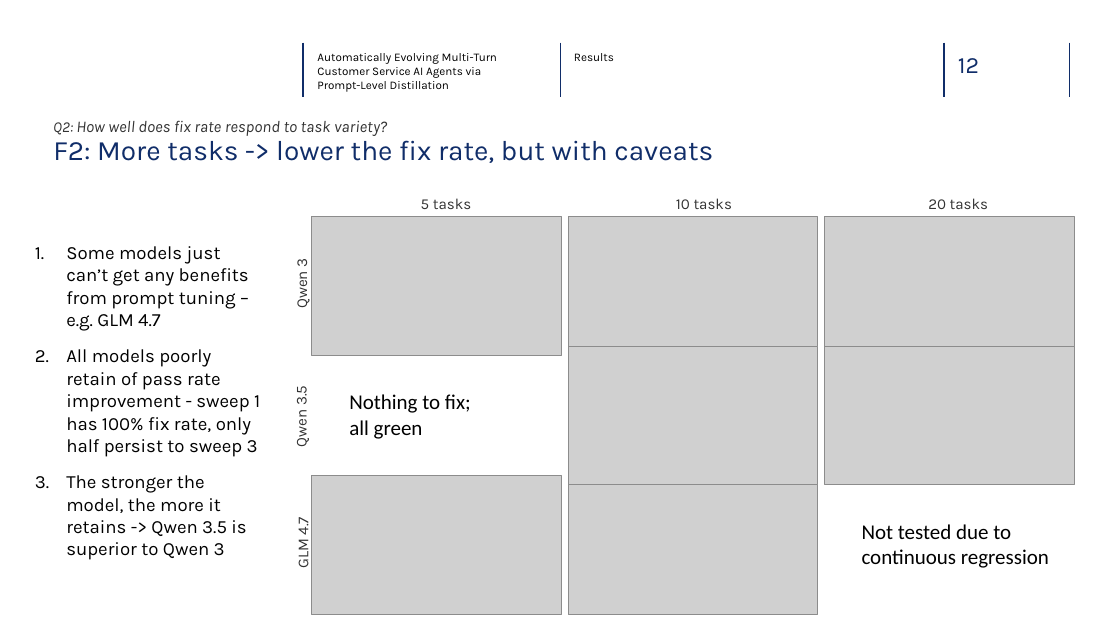
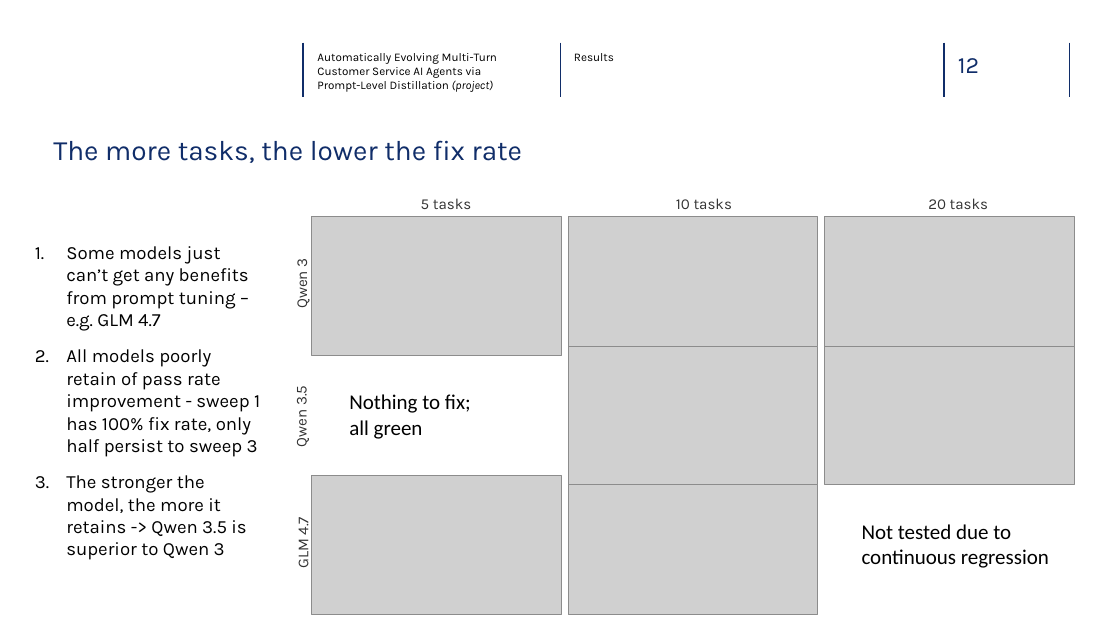
Before and after one commit to glebdementev/tau-evo, a slide deck: slide 13 of slides/defense.pptx. Drawn at 1120x630 pixels with LibreOffice and Linux fonts; fonts in the diff are those of the drawing; grey boxes stand for pictures; background and template pictures are left out. Boxes give left, top, right and bottom in pixels: in the first picture for what was removed or moved away, otherwise in the second. Text is boxed around its words. In the diff, an @@ line names an element or a change of style, - is before the commit and + after.

```diff
--- a/slides/defense.pptx
+++ b/slides/defense.pptx
@@ text at <box>317,53,497,92</box>: text changed @@
-Automatically Evolving Multi-Turn
-Customer Service AI Agents via Prompt-Level Distillation
+Automatically Evolving Multi-Turn
+Customer Service AI Agents via Prompt-Level Distillation (project)
@@ text at <box>53,140,522,163</box>: text changed @@
-F2: More tasks -> lower the fix rate, but with caveats
+The more tasks, the lower the fix rate
@@ text removed at <box>53,120,387,136</box> @@
-Q2: How well does fix rate respond to task variety?
```
Also in this commit, not shown: 13 other slides changed, 2 slides added, 2 slides removed, 19 other files.
